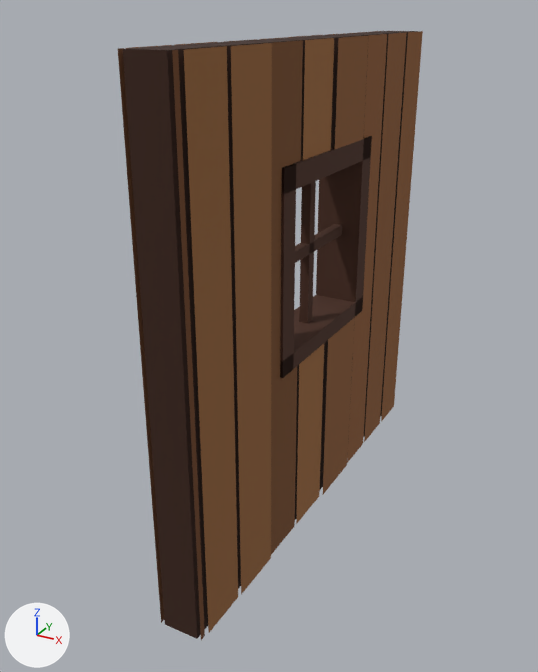
A saved change to the glTF model houses/wall-timber-window.glb.
Both versions are drawn from a 50 mm camera at (1.093, -1.333, 1.049) aimed at (0.398, -0.07, 0.417). Arrows for +X, +Y and +Z are at lower left; the lights stay in place. The picture after the commit comes second. Vertices at exactly the same position are counted once.

In view in the first picture: 'wall-timber-window'.
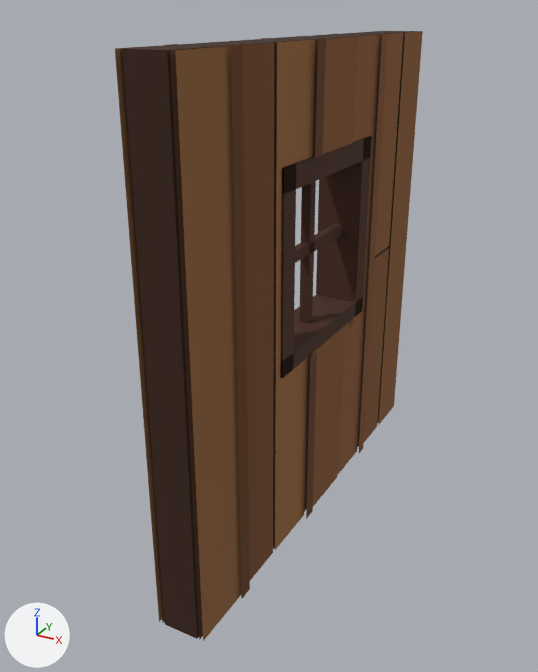
Boxes (x1, y1, x2, y2) around the edits, measured in the pictures (538 x 672 px; the box of a moved part takes in the faces that stretch with it):
'wall-timber-window', reshaped: before (118, 31, 423, 640); after (115, 31, 423, 641)
part 1 of me_wall_timber_window, moved or reshaped: before (231, 43, 272, 594); after (377, 31, 420, 423)
part 2 of me_wall_timber_window, rebuilt: before (172, 50, 205, 640); after (170, 46, 225, 640)
part 3 of me_wall_timber_window, rebuilt: before (118, 48, 164, 623); after (120, 45, 171, 623)
part 4 of me_wall_timber_window, rebuilt: before (296, 344, 324, 524); after (304, 354, 312, 512)
part 5 of me_wall_timber_window, rebuilt: before (364, 32, 407, 442); after (357, 33, 393, 447)
part 6 of me_wall_timber_window, rebuilt (12% wider): before (335, 36, 368, 149); after (320, 36, 357, 154)
part 7 of me_wall_timber_window, rebuilt: before (323, 318, 354, 494); after (312, 327, 344, 506)
part 8 of me_wall_timber_window, rebuilt (22% wider): before (184, 46, 238, 632); after (175, 46, 241, 641)
part 9 of me_wall_timber_window, rebuilt: before (132, 45, 171, 48); after (115, 45, 167, 622)
part 10 of me_wall_timber_window, reshaped: before (259, 31, 423, 463); after (170, 31, 423, 599)
part 11 of me_wall_timber_window, recoloured: before (255, 39, 303, 554); after (255, 38, 315, 550)

The change in detail:
me_wall_timber_window is used by ob_wall_timber_window; location (0.0, 0.0, 0.0).
me_wall_timber_window had 176 vertices, 180 faces and spanned x 0.4..0.5, y -0.5..0.5, z 0.0..1.0.
me_wall_timber_window now has 288 vertices, 240 faces and spans x 0.394..0.506, y -0.5..0.5, z 0.0..1.0.
me_wall_timber_window part 1: the loose piece of 4 vertices spanning x 0.499, y -0.365..-0.244, z 0.0..1.0 is moved by (-0.008, 0.739, 0.0).
me_wall_timber_window part 2: the loose piece of 4 vertices spanning x 0.494, y -0.5..-0.487, z 0.0..1.0 is rebuilt with 4 vertices and now spans x 0.491, y -0.5..-0.364, z 0.0..1.0.
me_wall_timber_window part 3: the loose piece of 4 vertices spanning x 0.406, y -0.5..-0.487, z 0.0..1.0 is rebuilt with 4 vertices and now spans x 0.409, y -0.5..-0.364, z 0.0..1.0.
me_wall_timber_window part 4: the loose piece of 4 vertices spanning x 0.495, y -0.119..0.0, z 0.0..0.4 is rebuilt with 4 vertices and now spans x 0.491, y -0.072..0.093, z 0.0..0.4.
me_wall_timber_window part 5: the loose piece of 4 vertices spanning x 0.497, y 0.272..0.385, z 0.0..1.0 is rebuilt with 4 vertices and now spans x 0.491, y 0.232..0.365, z 0.0..1.0.
me_wall_timber_window part 6: the loose piece of 4 vertices spanning x 0.5, y 0.008..0.153, z 0.8..1.0 is rebuilt with 4 vertices and now spans x 0.5, y -0.072..0.093, z 0.8..1.0.
me_wall_timber_window part 7: the loose piece of 4 vertices spanning x 0.5, y 0.008..0.153, z 0.0..0.4 is rebuilt with 4 vertices and now spans x 0.5, y -0.072..0.093, z 0.0..0.4.
me_wall_timber_window part 8: the loose piece of 4 vertices spanning x 0.497, y -0.479..-0.373, z 0.0..1.0 is rebuilt with 4 vertices and now spans x 0.499, y -0.5..-0.364, z 0.0..1.0.
me_wall_timber_window part 9: the loose piece of 4 vertices spanning x 0.403, y -0.479..-0.373, z 0.0..1.0 is rebuilt with 4 vertices and now spans x 0.401, y -0.5..-0.364, z 0.0..1.0.
me_wall_timber_window part 10: 28 vertices moved from x 0.402..0.498, y -0.236..0.393, z 0.0..1.0 to x 0.402..0.498, y -0.219..0.373, z 0.0..1.0; 8 vertices removed from x 0.405..0.495, y -0.119..0.0, z 0.8..1.0; 120 vertices added at x 0.394..0.506, y -0.376..0.365, z 0.0..1.0.
me_wall_timber_window part 11: 12 kept faces spanning x 0.405..0.495, y -0.219..-0.08, z 0.0..1.0 get new vertex colours; the middle colour goes from brown #774b26 to brown #99683b.
Other edits to the shape of me_wall_timber_window do not show in these pictures.
